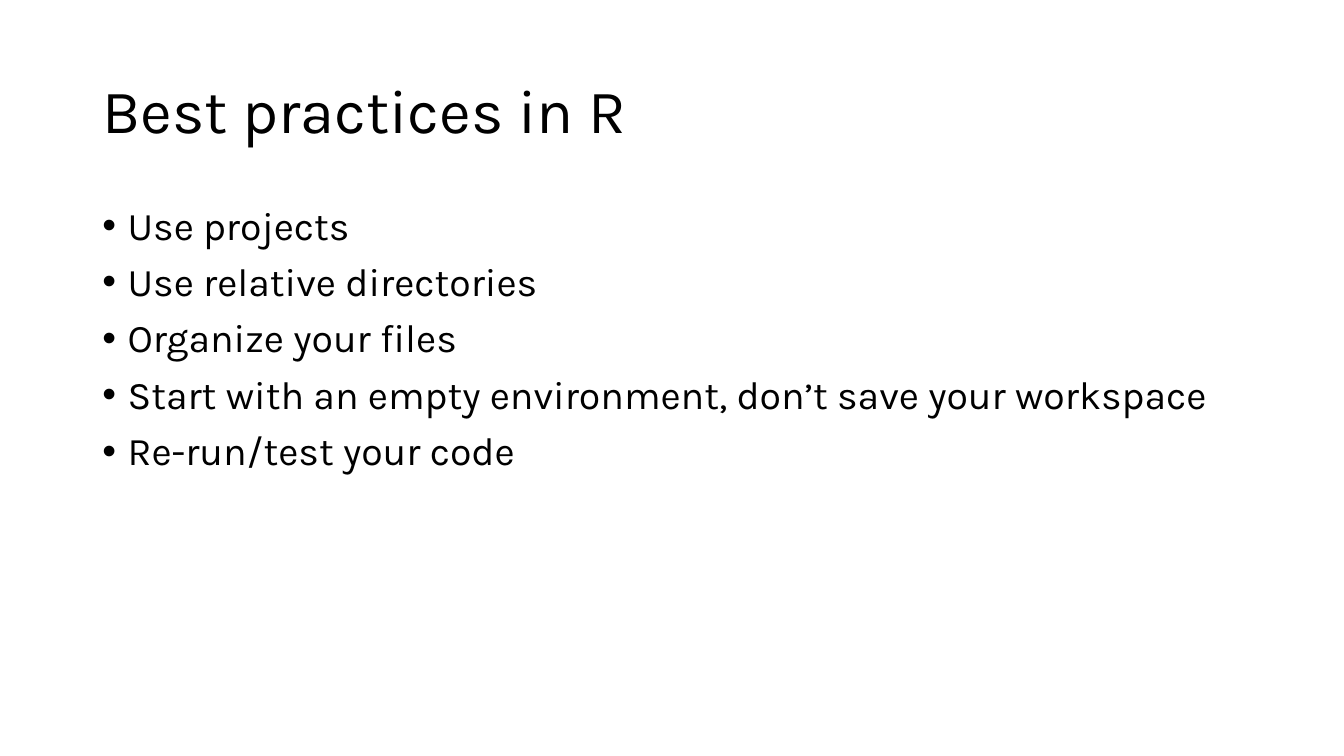
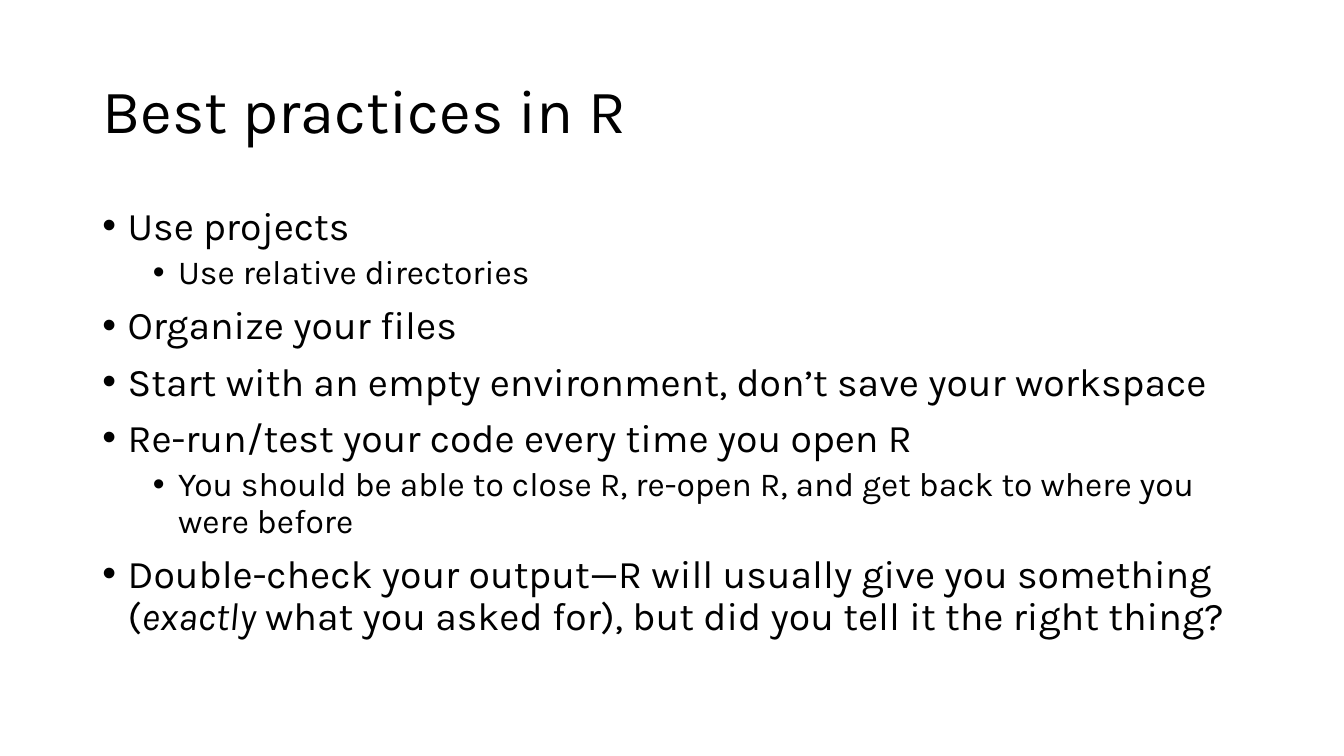
Before and after one commit to wwoelmer/R_Workshop_UoW_2024, a slide deck: slide 10 of R Workshop.pptx. Drawn at 1344x756 pixels with LibreOffice and Linux fonts; fonts in the diff are those of the drawing. Boxes give left, top, right and bottom in pixels: in the first picture for what was removed or moved away, otherwise in the second. Text is boxed around its words. In the diff, an @@ line names an element or a change of style, - is before the commit and + after.

```diff
--- a/R Workshop.pptx
+++ b/R Workshop.pptx
@@ text at (178, 261, 530, 285): size 28 to 24 pt in "Use relative directories"; list level 1 to 2 in "Use relative directories" @@
@@ text at (128, 423, 1223, 640): text changed @@
-• Re-run/test your code
+• Re-run/test your code every time you open R
+  • You should be able to close R, re-open R, and get back to where you were before
+• Double-check your output—R will usually give you something (exactly what you asked for), but did you tell it the right thing?
```
Also in this commit, not shown: 4 other slides changed, 2 slides removed.
